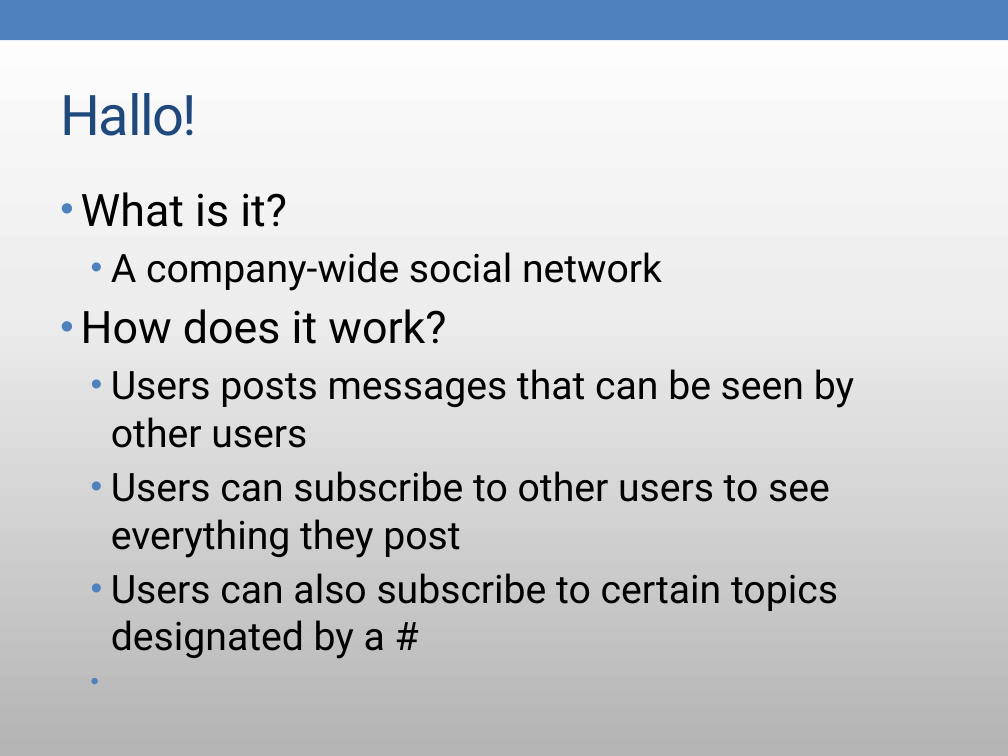
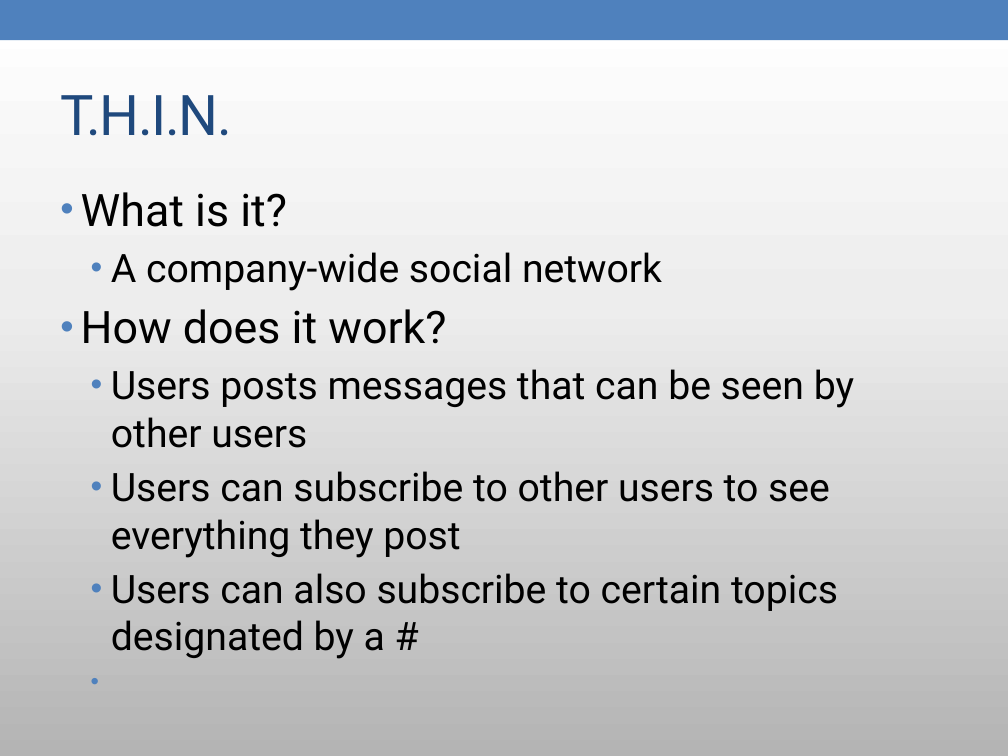
Before and after one commit to yotengo/MaverickApplicationsCorporation, a slide deck: slide 4 of doc/phase4/Mac reflection presentation.pptx. Drawn at 1008x756 pixels with LibreOffice and Linux fonts; fonts in the diff are those of the drawing. Boxes give left, top, right and bottom in pixels: in the first picture for what was removed or moved away, otherwise in the second. Text is boxed around its words. In the diff, an @@ line names an element or a change of style, - is before the commit and + after.

```diff
--- a/doc/phase4/Mac reflection presentation.pptx
+++ b/doc/phase4/Mac reflection presentation.pptx
@@ title at [60,95,232,136]: text changed @@
-Hallo!
+T.H.I.N.
```
Also in this commit, not shown: 2 other slides changed, 1 slide added, 2 slides removed, 2 other files.
